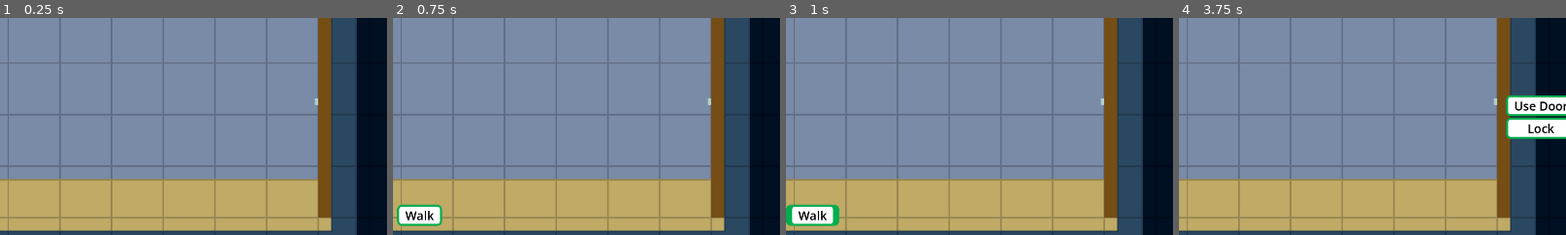
Above: before the commit, frames 1-4 (left to right).
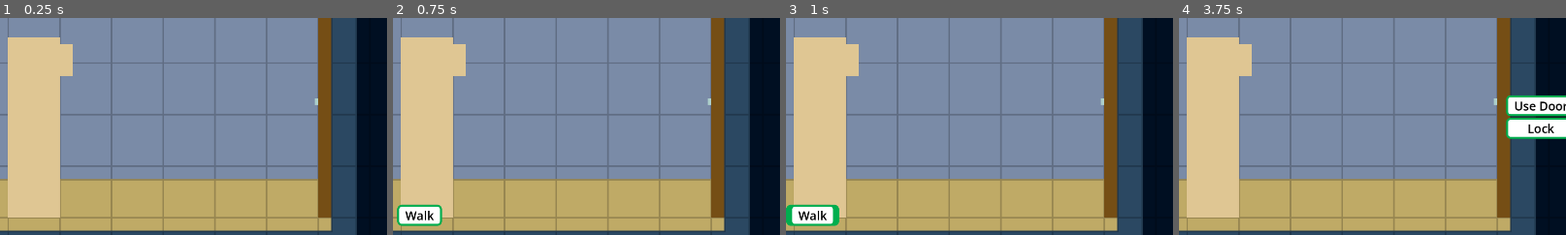
Above: after the commit, the same moments.

Repository: LatonFeed/LifeSim
Game: Godot game, scene res://main.tscn
The game is run twice, just before and just after one commit, with the same random seed, the same clock (stepped at 60 frames per second) and the same inputs.
Inputs (mouse positions are % of the whole screen's width and height, from its top left):
- Up to frame 1 (0.25 s): no input
- Up to frame 2 (0.75 s): tap Enter at 0.5 s; move the mouse to (50, 83) at 0.52 s; click (50, 83) at 0.67 s
- Up to frame 3 (1 s): no input
- Up to frame 4 (3.75 s): click "Walk" at 1.25 s; tap Space at 2 s; move the mouse to (40, 72) at 2.02 s; click (40, 72) at 2.17 s; click "Walk" at 2.75 s; tap Enter at 3.5 s; move the mouse to (92, 57) at 3.52 s; click (92, 57) at 3.67 s
The pictures show only the part of the screen within x 49-99%, y 40-90%; the shares and areas given below are measured in that part.

The runs differ from the first frame. In frame 1, 12% of the frame differs, in the area x 2-19%, y 8-92%; in frame 2, 11%; in frame 3, 11%; in frame 4, 12%.

Commit message:
player sprite

Diff:
--- a/life-sim/Globals/interaction_manager.gd
+++ b/life-sim/Globals/interaction_manager.gd
@@ -1,15 +1,11 @@
 extends Node
 
-# 1. LOAD THE MENU SCENE
-# This tells the manager where to find the UI scene you just built.
 const MENU_SCENE = preload("res://Scenes/action_menu.tscn")
 
 var clicked_objects: Array = []
 var active_menu = null
 
 func _ready():
-	# 2. CREATE THE MENU INSTANCE
-	# We create the menu immediately but keep it hidden (the menu script hides itself in _ready)
 	active_menu = MENU_SCENE.instantiate()
 	add_child(active_menu)
 
@@ -25,11 +21,8 @@
 	for obj in clicked_objects:
 		all_actions.append_array(obj.available_actions)
 
-	# 3. CALCULATE POSITION
-	# Get the mouse coordinates on the screen
 	var mouse_pos = get_viewport().get_mouse_position()
 
-	# 4. SHOW THE MENU
 	if active_menu:
 		active_menu.show_menu(mouse_pos, all_actions)
 
--- a/life-sim/main.tscn
+++ b/life-sim/main.tscn
@@ -1,9 +1,10 @@
-[gd_scene load_steps=5 format=3 uid="uid://2kkuqr6nqjhg"]
+[gd_scene load_steps=6 format=3 uid="uid://2kkuqr6nqjhg"]
 
 [ext_resource type="PackedScene" uid="uid://bh1xov4mee3v1" path="res://fridge.tscn" id="1_h2yge"]
 [ext_resource type="PackedScene" uid="uid://ctdrsypkn3kbp" path="res://Locations/CheapMotel/room_3.tscn" id="1_ig7tw"]
 [ext_resource type="PackedScene" uid="uid://cctecdgph2eis" path="res://door.tscn" id="2_1bvp3"]
 [ext_resource type="PackedScene" uid="uid://c2jxxedgrx1b1" path="res://bed.tscn" id="3_lquwl"]
+[ext_resource type="PackedScene" uid="uid://dx5rygnnes67c" path="res://player.tscn" id="5_lquwl"]
 
 [node name="Main" type="Node2D"]
 
@@ -22,3 +23,6 @@
 position = Vector2(-800, 384)
 
 [node name="Camera2D" type="Camera2D" parent="."]
+
+[node name="Player" parent="." instance=ExtResource("5_lquwl")]
+position = Vector2(64, 384)
--- /dev/null
+++ b/life-sim/player.tscn
@@ -0,0 +1,35 @@
+[gd_scene load_steps=3 format=3 uid="uid://dx5rygnnes67c"]
+
+[ext_resource type="Texture2D" uid="uid://dpiudkn1y4v4y" path="res://Assets/Sprites/pixel.png" id="1_4flbx"]
+
+[sub_resource type="RectangleShape2D" id="RectangleShape2D_4flbx"]
+size = Vector2(64, 64)
+
+[node name="Player" type="CharacterBody2D"]
+z_index = 3
+
+[node name="Pixel" type="Sprite2D" parent="."]
+modulate = Color(0.8729969, 0.7774387, 0.57497174, 1)
+position = Vector2(-1.9073486e-06, -224.00002)
+scale = Vector2(128, 448.00003)
+texture = ExtResource("1_4flbx")
+
+[node name="Pixel2" type="Sprite2D" parent="."]
+modulate = Color(0.8729969, 0.7774387, 0.57497174, 1)
+position = Vector2(64, -392)
+scale = Vector2(64, 80.00001)
+texture = ExtResource("1_4flbx")
+
+[node name="CollisionShape2D" type="CollisionShape2D" parent="."]
+position = Vector2(0, -64)
+shape = SubResource("RectangleShape2D_4flbx")
+
+[node name="right" type="RayCast2D" parent="."]
+position = Vector2(64, 0)
+target_position = Vector2(64, 0)
+hit_from_inside = true
+
+[node name="left" type="RayCast2D" parent="."]
+position = Vector2(-64, 0)
+target_position = Vector2(-64, 0)
+hit_from_inside = true
